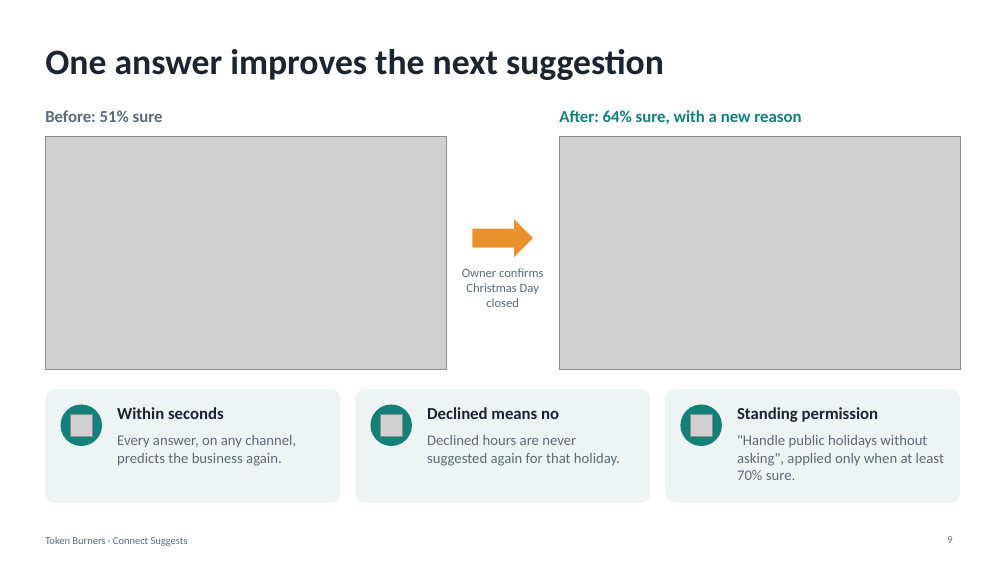
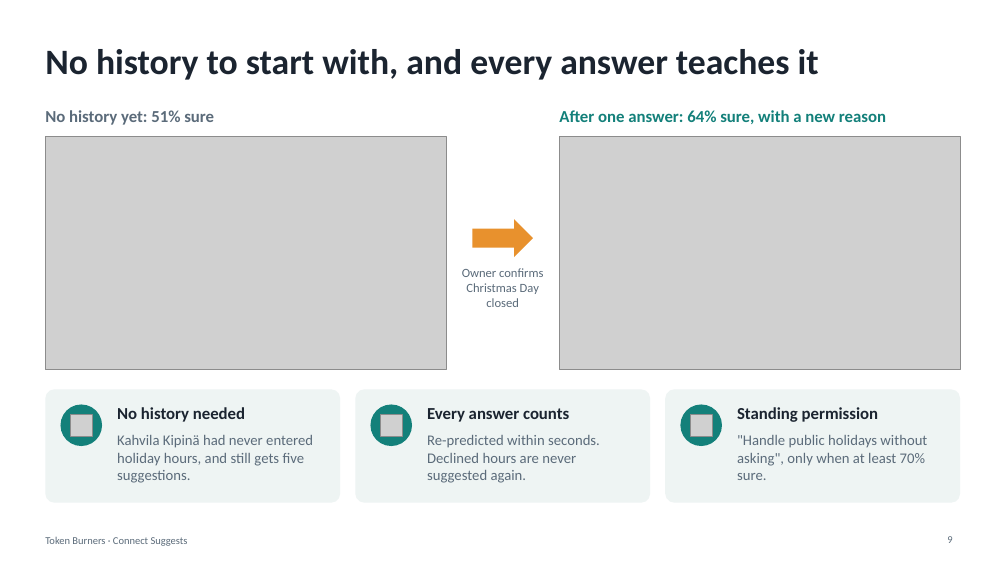
Before and after one commit to ptchtrns/fonecta-since-ai, a slide deck: slide 9 of docs/token-burners-connect-suggests.pptx. Drawn at 1008x567 pixels with LibreOffice and Linux fonts; fonts in the diff are those of the drawing; grey boxes stand for pictures. Boxes give left, top, right and bottom in pixels: in the first picture for what was removed or moved away, otherwise in the second. Text is boxed around its words. In the diff, an @@ line names an element or a change of style, - is before the commit and + after.

Commit message:
Add the copilot to the demo video, and explain the gradient-boosted decider
- Demo video (2:38): the owner asks the Connecta AI copilot in Finnish to change Saturday's hours and gets a preview that changes nothing until she confirms
- README: the demo video is linked again, and a new section explains how the gradient-boosted trees decide and why they work
- Deck: a copilot slide and a slide on the gradient-boosted model; still 14 slides, with no history and learning merged into one

```diff
--- a/docs/token-burners-connect-suggests.pptx
+++ b/docs/token-burners-connect-suggests.pptx
@@ title at (45,49,819,80): text changed @@
-One answer improves the next suggestion
+No history to start with, and every answer teaches it
@@ text at (45,110,214,125): text changed @@
-Before: 51% sure
+No history yet: 51% sure
@@ text at (559,110,886,124): text changed @@
-After: 64% sure, with a new reason
+After one answer: 64% sure, with a new reason
@@ text at (117,407,245,422): text changed @@
-Within seconds
+No history needed
@@ text at (427,408,569,422): text changed @@
-Declined means no
+Every answer counts
@@ text at (117,435,313,483): text changed @@
-Every answer, on any channel, predicts the business again.
+Kahvila Kipinä had never entered holiday hours, and still gets five suggestions.
@@ text at (427,435,600,483): text changed @@
-Declined hours are never suggested again for that holiday.
+Re-predicted within seconds. Declined hours are never suggested again.
@@ text at (737,435,927,480): text changed @@
-"Handle public holidays without asking", applied only when at least 70% sure.
+"Handle public holidays without asking", only when at least 70% sure.
```
Also in this commit, not shown: 1 other slide changed, 2 slides added, 2 slides removed, 3 other files.
